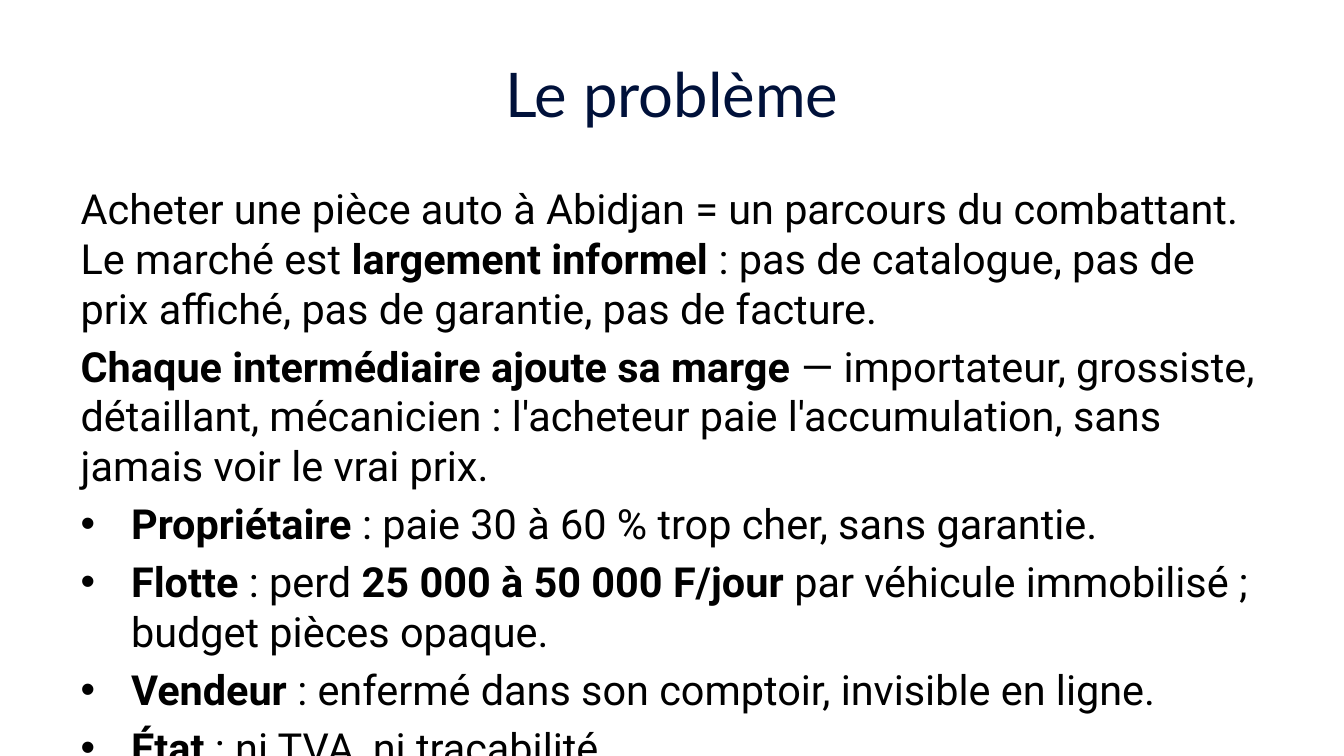
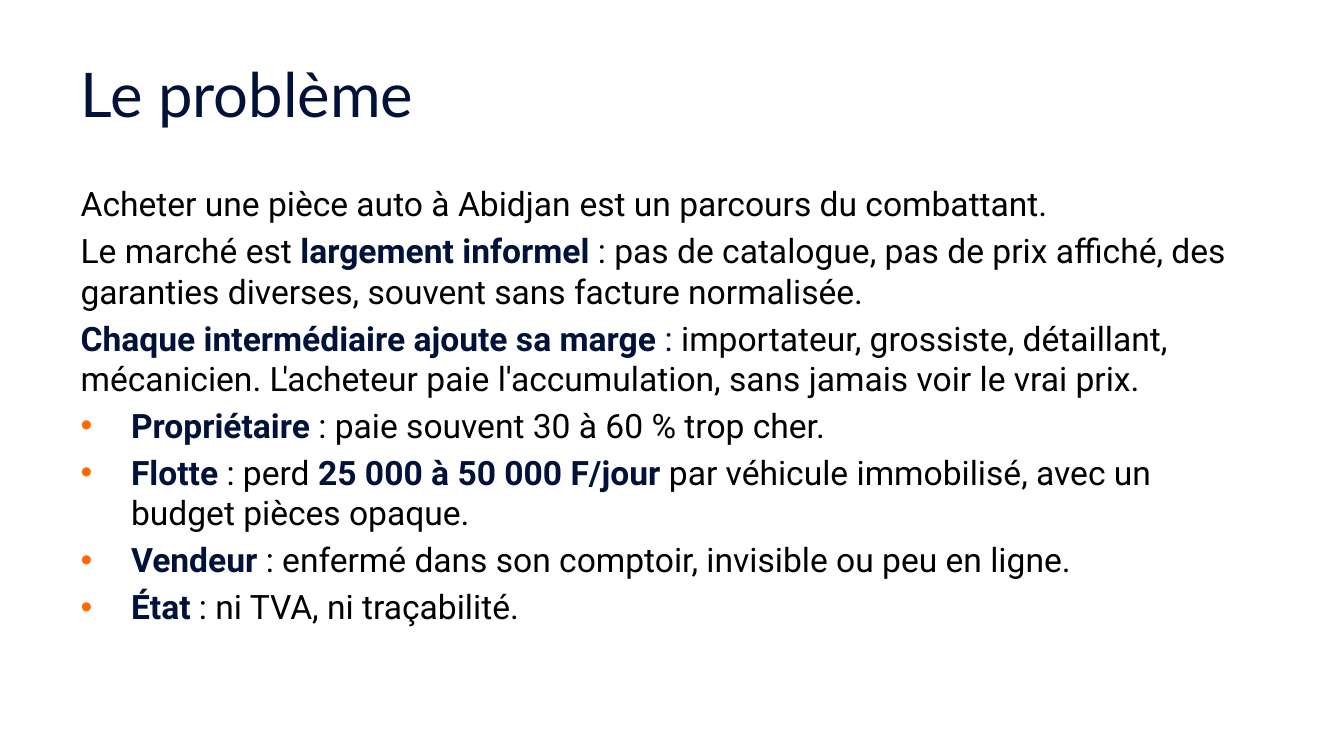
Before and after one commit to Fefer79/pieces, a slide deck: slide 2 of docs/pitch-deck-pieces-2026-06.pptx (slide 3 before the commit). Drawn at 1344x756 pixels with LibreOffice and Linux fonts; fonts in the diff are those of the drawing. Boxes give left, top, right and bottom in pixels: in the first picture for what was removed or moved away, otherwise in the second. Text is boxed around its words. In the diff, an @@ line names an element or a change of style, - is before the commit and + after.

```diff
--- a/docs/pitch-deck-pieces-2026-06.pptx
+++ b/docs/pitch-deck-pieces-2026-06.pptx
@@ title "Le problème" at (x1=81, y1=71, x2=413, y2=128): alignment centre to left @@
@@ text at (x1=81, y1=190, x2=1225, y2=579): text changed; size 22.2 to 18 pt @@
-Acheter une pièce auto à Abidjan = un parcours du combattant. Le marché est largement informel : pas de catalogue, pas de prix affiché, pas de garantie, pas de facture.
-Chaque intermédiaire ajoute sa marge — importateur, grossiste, détaillant, mécanicien : l'acheteur paie l'accumulation, sans jamais voir le vrai prix.
-• Propriétaire : paie 30 à 60 % trop cher, sans garantie.
-• Flotte : perd 25 000 à 50 000 F/jour par véhicule immobilisé ; budget pièces opaque.
-• Vendeur : enfermé dans son comptoir, invisible en ligne.
+Acheter une pièce auto à Abidjan est un parcours du combattant.
+Le marché est largement informel : pas de catalogue, pas de prix affiché, des garanties diverses, souvent sans facture normalisée.
+Chaque intermédiaire ajoute sa marge : importateur, grossiste, détaillant, mécanicien. L'acheteur paie l'accumulation, sans jamais voir le vrai prix.
+• Propriétaire : paie souvent 30 à 60 % trop cher.
+• Flotte : perd 25 000 à 50 000 F/jour par véhicule immobilisé, avec un budget pièces opaque.
+• Vendeur : enfermé dans son comptoir, invisible ou peu en ligne.
@@ text at (x1=131, y1=589, x2=519, y2=627): size 22.2 to 18 pt in "État : ni TVA, ni traçabilité."; text colour #000000 to #00113A in "État" @@
```
Also in this commit, not shown: 5 other slides changed, 1 slide removed, 6 other files.
